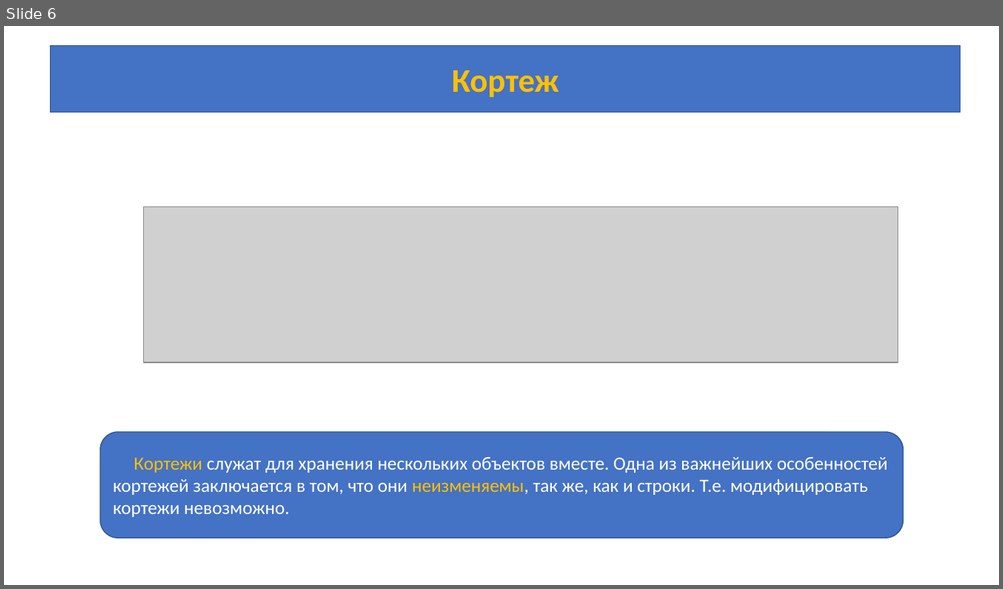
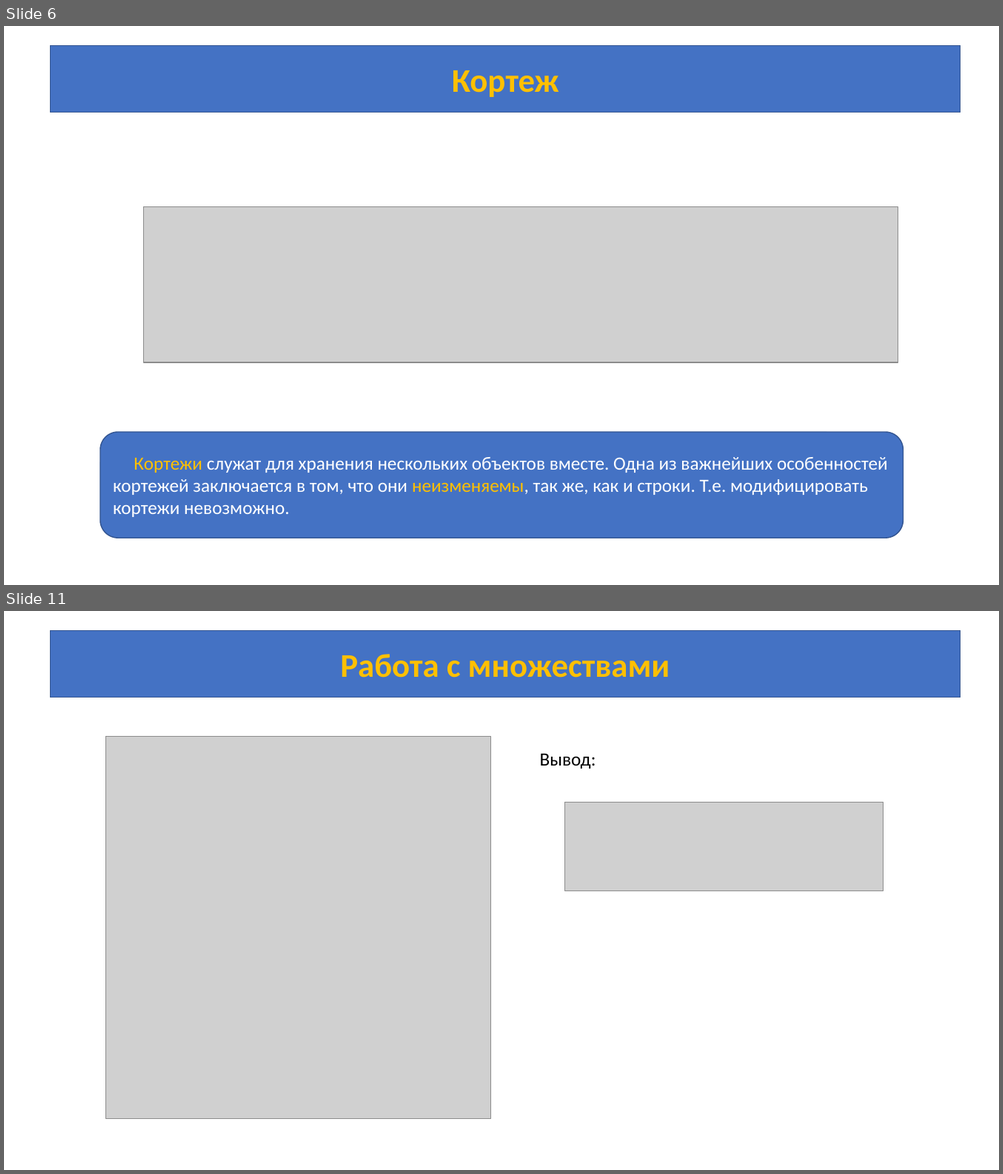
Before and after one commit to azamat7087/python-lessons, a slide deck: lesson 6/Lesson_6.pptx. Shown one above the other, each under a label of ours: slide 6 before the commit, slides 6 and 11 after it; the slides between them are not shown. The pictures are 1003x589 and 1003x1174 pixels, drawn with LibreOffice and Linux fonts; fonts in the diff are those of the drawing; grey boxes stand for pictures. Boxes give left, top, right and bottom in pixels: in the first picture for what was removed or moved away, otherwise in the second. Text is boxed around its words. In the diff, an @@ line names an element or a change of style, - is before the commit and + after.

```diff
--- a/lesson 6/Lesson_6.pptx
+++ b/lesson 6/Lesson_6.pptx
@@ slide 11 added at box(4, 611, 999, 1170), background #FFFFFF @@
@@ rectangle added at box(51, 631, 960, 698), fill #4472C4, outline #325491 1 pt, 32 pt, text #FFC000, bold @@
+Работа с множествами
@@ picture added at box(105, 736, 490, 1119) @@
@@ text added at box(540, 753, 596, 769), 18 pt, text #000000 @@
+Вывод:
@@ picture added at box(565, 802, 883, 891) @@
```
Also in this commit, not shown: 1 slide changed, 4 other slides added, 1 slide removed.
